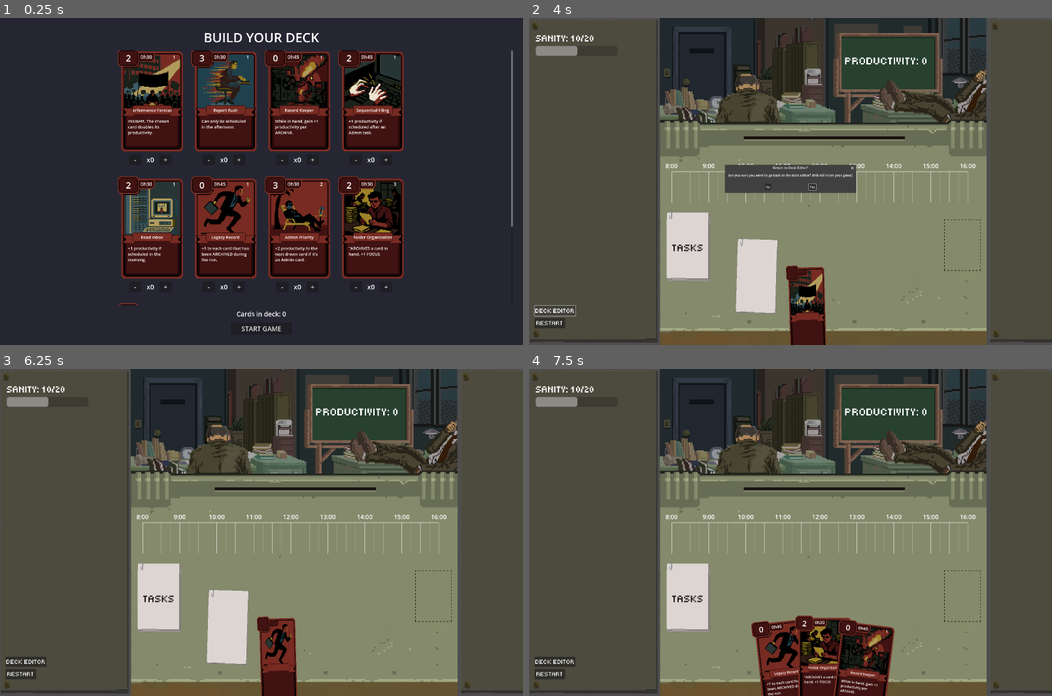
Above: before the commit, frames 1-4 (two rows, left to right).
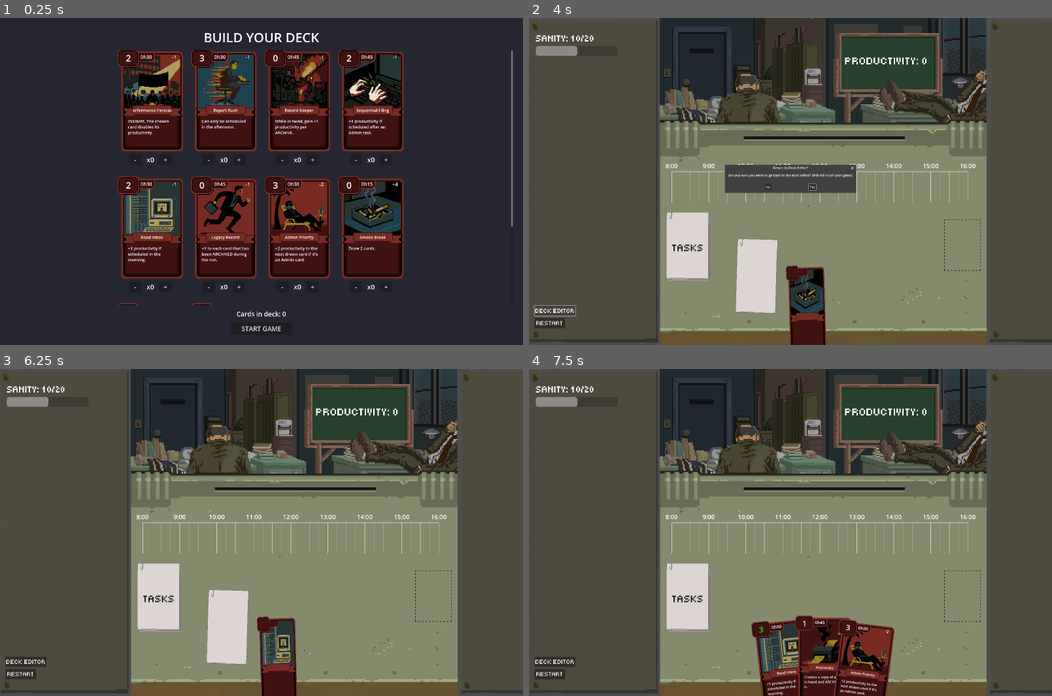
Above: after the commit, the same moments.

Repository: ambotwist/Burnout
Game: Godot game, scene res://Scenes/deck_editor.tscn
The game is run twice, just before and just after one commit, with the same random seed, the same clock (stepped at 60 frames per second) and the same inputs.
Inputs (mouse positions are in pixels of both pictures, inside the frame that each line leads up to):
- Up to frame 1 (0.25 s): no input
- Up to frame 2 (4 s): click "START GAME" at 0.5 s; click "RESTART" at 1.25 s; click "RESTART" at 2 s; click "RESTART" at 2.75 s; click "DECK EDITOR" at 3.5 s
- Up to frame 3 (6.25 s): click "Yes" at 4.25 s; click "START GAME" at 5 s; tap Enter at 5.75 s; move the mouse to (376, 516) at 5.77 s; click (376, 516) at 5.92 s
- Up to frame 4 (7.5 s): drag from (685, 548) to (785, 666) at 6.52 s; move the mouse to (842, 460) at 7.27 s; click (842, 460) at 7.42 s

The runs differ from the first frame. In frame 1, 1.5% of the frame differs, in the area x 32-77%, y 11-88%; in frame 2, 0.6%; in frame 3, 0.7%; in frame 4, 2.8%, in the area x 43-70%, y 77-100%.

Commit message:
inverted the negativity/positivity of sanity tolls and implemented PAUSE_CLOPE.

Diff:
--- /dev/null
+++ b/Commands/draw_cards_to_hand_command.gd
@@ -0,0 +1,65 @@
+class_name DrawCardsToHandCommand
+extends GameCommand
+
+## Command to draw N cards from draw pile directly to hand
+## Cards are created at draw pile position, reparented to hand, then animated into position
+
+var num_cards: int
+
+
+func _init(n: int) -> void:
+	num_cards = n
+
+
+func can_execute(game_manager: GameManager) -> bool:
+	return game_manager != null and game_manager.card_manager != null
+
+
+func execute(game_manager: GameManager) -> void:
+	if not can_execute(game_manager):
+		push_error("DrawCardsToHandCommand: Cannot execute - missing game_manager or card_manager")
+		return
+
+	var card_manager = game_manager.card_manager
+	var draw_pile = card_manager.draw_pile
+	var hand = card_manager.hand
+
+	var cards_drawn = 0
+	for i in range(num_cards):
+		# Check if hand is full
+		if hand.is_full():
+			print("  -> Cannot draw more cards - hand is full")
+			break
+
+		# Check if draw pile is empty
+		if draw_pile.size() == 0:
+			print("  -> Cannot draw more cards - draw pile is empty")
+			break
+
+		# Remove top card from draw pile
+		var card_data = draw_pile.remove_top_card()
+
+		# Assign unique game ID
+		card_data.game_id = game_manager.card_id_counter
+		game_manager.card_id_counter += 1
+
+		# Create visual card node at draw pile scale
+		var card_node = card_manager.create_card(card_data, draw_pile.cards_scale)
+		hand.add_child(card_node)
+
+		# Position at draw pile
+		card_node.global_position = draw_pile.global_position
+
+		# Add to hand
+		hand.add_card(card_node)
+		card_node.apply_card_data()
+
+		# Play flip animation
+		card_node.animation_player.play("flip")
+
+		cards_drawn += 1
+
+	# Update all hand positions to arrange cards in arc
+	if cards_drawn > 0:
+		card_manager.update_cards_hand_positions()
+		print("  -> Drew ", cards_drawn, " card(s) to hand")
--- a/Effects/draw_cards_effect.gd
+++ b/Effects/draw_cards_effect.gd
@@ -1,7 +1,16 @@
 class_name DrawCardsEffect
 extends EffectStrategy
 
-@export var amount: int
+## Effect that draws N cards from draw pile directly to hand
 
-func apply_effect(context: Dictionary) -> void:
-	pass
+@export var amount: int = 1
+
+
+func apply_effect(context: GameContext) -> void:
+	if amount <= 0:
+		return
+
+	var draw_cmd = DrawCardsToHandCommand.new(amount)
+	context.command_queue.append(draw_cmd)
+
+	print("  -> DrawCardsEffect: Queued draw ", amount, " card(s)")
--- a/Managers/game_manager.gd
+++ b/Managers/game_manager.gd
@@ -249,12 +249,13 @@
 
 
 # Apply sanity toll from a played card
+# Positive sanity_toll = restore sanity, Negative sanity_toll = drain sanity
 func apply_sanity_toll(card_data: CardData) -> void:
 	var sanity_toll = card_data.strategy.sanity_toll
 	var old_sanity = current_sanity
-	current_sanity = clamp(current_sanity - sanity_toll, 0, max_sanity)
-
-	print("Sanity: ", old_sanity, " -> ", current_sanity, " (toll: ", sanity_toll, ")")
+	current_sanity = clamp(current_sanity + sanity_toll, 0, max_sanity)
+
+	print("Sanity: ", old_sanity, " -> ", current_sanity, " (change: ", sanity_toll, ")")
 
 	# Check for burnout (game over)
 	if current_sanity <= 0:
--- a/Objects/Cards/card.gd
+++ b/Objects/Cards/card.gd
@@ -34,7 +34,7 @@
 	description_label.text = card_data.strategy.get_description()
 	productivity_label.text = str(card_data.productivity)
 	duration_label.text = format_duration(card_data.duration)
-	sanity_toll_label.text = str(card_data.strategy.sanity_toll)
+	sanity_toll_label.text = format_sanity_toll(card_data.strategy.sanity_toll)
 
 
 func format_duration(duration_slots: int) -> String:
@@ -45,6 +45,15 @@
 
 	# Format as "0h15", "1h45", etc.
 	return "%dh%02d" % [hours, minutes]
+
+
+func format_sanity_toll(sanity_toll: int) -> String:
+	# Show explicit plus/minus sign
+	# Positive = heals sanity, Negative = drains sanity
+	if sanity_toll > 0:
+		return "+%d" % sanity_toll
+	else:
+		return "%d" % sanity_toll  # Negative numbers already have minus sign
 
 
 ## Update card display with simulated values (shows buffs/debuffs with color coding)
--- a/Resources/Cards/bouclement_comptes_card.tres
+++ b/Resources/Cards/bouclement_comptes_card.tres
@@ -21,7 +21,7 @@
 deck = 1
 duration = 2
 productivity = 3
-sanity_toll = 1
+sanity_toll = -1
 play_prerequisites = Array[ExtResource("3_7l5am")]([SubResource("Resource_fho56"), SubResource("Resource_4l6o6")])
 image = ExtResource("2_vc6l7")
 metadata/_custom_type_script = "uid://5ef5ggycgd2n"
--- a/Resources/Cards/centre_archive_card.tres
+++ b/Resources/Cards/centre_archive_card.tres
@@ -1,28 +1,26 @@
-[gd_resource type="Resource" script_class="CardStrategy" load_steps=8 format=3 uid="uid://b867hnt5sp6eq"]
+[gd_resource type="Resource" script_class="CardStrategy" load_steps=9 format=3 uid="uid://b867hnt5sp6eq"]
 
 [ext_resource type="Script" uid="uid://c6hm0eda7f1ut" path="res://Strategies/effect_strategy.gd" id="1_y48yb"]
 [ext_resource type="Script" uid="uid://5ef5ggycgd2n" path="res://Strategies/card_strategy.gd" id="2_0xftc"]
 [ext_resource type="Texture2D" uid="uid://cyr7kit0bb6nj" path="res://Assets/CardIllustrations/illu_surchauffe.png" id="2_355r6"]
 [ext_resource type="Script" uid="uid://bu2dywnhjtkf1" path="res://Strategies/prerequisite_strategy.gd" id="3_ax3ur"]
 [ext_resource type="Script" uid="uid://duyv4yweerhy7" path="res://Prerequisites/schedule_fits_prerequisite.gd" id="4_qq5xw"]
-[ext_resource type="Script" path="res://Effects/on_archive_boost_effect.gd" id="5_archive_boost"]
+[ext_resource type="Script" uid="uid://cbora5fcuxbp0" path="res://Effects/on_archive_boost_effect.gd" id="5_archive_boost"]
+
+[sub_resource type="Resource" id="Resource_archive_boost"]
+script = ExtResource("5_archive_boost")
+trigger = 5
 
 [sub_resource type="Resource" id="Resource_0rf1c"]
 script = ExtResource("4_qq5xw")
 metadata/_custom_type_script = "uid://duyv4yweerhy7"
-
-[sub_resource type="Resource" id="Resource_archive_boost"]
-script = ExtResource("5_archive_boost")
-productivity_per_archive = 1
-trigger = 5
 
 [resource]
 script = ExtResource("2_0xftc")
 card_id = "CENTRE_ARCHIVE"
 deck = 1
 duration = 3
-productivity = 0
-sanity_toll = 1
+sanity_toll = -1
 effects = Array[ExtResource("1_y48yb")]([SubResource("Resource_archive_boost")])
 play_prerequisites = Array[ExtResource("3_ax3ur")]([SubResource("Resource_0rf1c")])
 image = ExtResource("2_355r6")
--- a/Resources/Cards/classement_prioritaire_card.tres
+++ b/Resources/Cards/classement_prioritaire_card.tres
@@ -36,7 +36,7 @@
 deck = 1
 duration = 2
 productivity = 2
-sanity_toll = 3
+sanity_toll = -3
 effects = Array[ExtResource("1_8pu30")]([SubResource("Resource_w1qqm"), SubResource("Resource_4qos8")])
 play_prerequisites = Array[ExtResource("3_kcav5")]([SubResource("Resource_sqjhr")])
 image = ExtResource("2_p61kd")
--- a/Resources/Cards/controle_qualite_card.tres
+++ b/Resources/Cards/controle_qualite_card.tres
@@ -8,10 +8,6 @@
 [ext_resource type="Script" uid="uid://dgo1pop83o1e0" path="res://Strategies/target_strategy.gd" id="5_tgt01"]
 [ext_resource type="Script" uid="uid://bqc86s7xitsdk" path="res://Prerequisites/played_after_card_prerequisite.gd" id="6_paf01"]
 [ext_resource type="Script" uid="uid://qcen0ybxgm2d" path="res://Effects/card_modifier_effect.gd" id="7_cme01"]
-
-[sub_resource type="Resource" id="Resource_nhg3e"]
-script = ExtResource("4_5y3yy")
-metadata/_custom_type_script = "uid://duyv4yweerhy7"
 
 [sub_resource type="Resource" id="Resource_prereq_target"]
 script = ExtResource("5_tgt01")
@@ -38,13 +34,17 @@
 prerequisites = Array[ExtResource("3_twqac")]([SubResource("Resource_played_after")])
 metadata/_custom_type_script = "uid://qcen0ybxgm2d"
 
+[sub_resource type="Resource" id="Resource_nhg3e"]
+script = ExtResource("4_5y3yy")
+metadata/_custom_type_script = "uid://duyv4yweerhy7"
+
 [resource]
 script = ExtResource("2_iaohq")
 card_id = "CONTROLE_QUALITE"
 deck = 1
 duration = 2
 productivity = 3
-sanity_toll = 2
+sanity_toll = -2
 effects = Array[ExtResource("1_m4sa2")]([SubResource("Resource_modifier_effect")])
 play_prerequisites = Array[ExtResource("3_twqac")]([SubResource("Resource_nhg3e")])
 image = ExtResource("2_5j00b")
--- a/Resources/Cards/dossier_persistant_card.tres
+++ b/Resources/Cards/dossier_persistant_card.tres
@@ -1,27 +1,26 @@
-[gd_resource type="Resource" script_class="CardStrategy" load_steps=8 format=3 uid="uid://ds2tv4pdt7c4u"]
+[gd_resource type="Resource" script_class="CardStrategy" load_steps=9 format=3 uid="uid://ds2tv4pdt7c4u"]
 
 [ext_resource type="Script" uid="uid://c6hm0eda7f1ut" path="res://Strategies/effect_strategy.gd" id="1_7cnwu"]
 [ext_resource type="Script" uid="uid://5ef5ggycgd2n" path="res://Strategies/card_strategy.gd" id="2_hrs66"]
 [ext_resource type="Texture2D" uid="uid://ckcuhp7llc0d3" path="res://Assets/CardIllustrations/illu_depart.express.png" id="2_ms4fq"]
 [ext_resource type="Script" uid="uid://bu2dywnhjtkf1" path="res://Strategies/prerequisite_strategy.gd" id="3_l6aym"]
 [ext_resource type="Script" uid="uid://duyv4yweerhy7" path="res://Prerequisites/schedule_fits_prerequisite.gd" id="4_h6rv3"]
-[ext_resource type="Script" path="res://Effects/archive_bonus_effect.gd" id="5_archive_bonus"]
+[ext_resource type="Script" uid="uid://oj828jwsj7ko" path="res://Effects/archive_bonus_effect.gd" id="5_archive_bonus"]
+
+[sub_resource type="Resource" id="Resource_archive_bonus"]
+script = ExtResource("5_archive_bonus")
+trigger = 2
 
 [sub_resource type="Resource" id="Resource_23n12"]
 script = ExtResource("4_h6rv3")
 metadata/_custom_type_script = "uid://duyv4yweerhy7"
-
-[sub_resource type="Resource" id="Resource_archive_bonus"]
-script = ExtResource("5_archive_bonus")
-productivity_bonus = 1
-trigger = 2
 
 [resource]
 script = ExtResource("2_hrs66")
 card_id = "DOSSIER_PERSISTANT"
 deck = 1
 duration = 3
-sanity_toll = 1
+sanity_toll = -1
 effects = Array[ExtResource("1_7cnwu")]([SubResource("Resource_archive_bonus")])
 play_prerequisites = Array[ExtResource("3_l6aym")]([SubResource("Resource_23n12")])
 image = ExtResource("2_ms4fq")
--- a/Resources/Cards/duplicata_card.tres
+++ b/Resources/Cards/duplicata_card.tres
@@ -33,7 +33,7 @@
 deck = 1
 duration = 3
 productivity = 1
-sanity_toll = 2
+sanity_toll = -2
 effects = Array[ExtResource("1_jqnjo")]([SubResource("Resource_iadmb")])
 play_prerequisites = Array[ExtResource("2_vwphh")]([SubResource("Resource_kg6oy")])
 image = ExtResource("2_4ar06")
--- a/Resources/Cards/formulaire_standard_card.tres
+++ b/Resources/Cards/formulaire_standard_card.tres
@@ -44,7 +44,7 @@
 deck = 1
 duration = 3
 productivity = 2
-sanity_toll = 1
+sanity_toll = -1
 effects = Array[ExtResource("1_xtla8")]([SubResource("Resource_lph27")])
 play_prerequisites = Array[ExtResource("2_aq0da")]([SubResource("Resource_bex5m")])
 image = ExtResource("2_icncd")
--- a/Resources/Cards/lecture_email_card.tres
+++ b/Resources/Cards/lecture_email_card.tres
@@ -37,7 +37,7 @@
 deck = 1
 duration = 2
 productivity = 2
-sanity_toll = 1
+sanity_toll = -1
 effects = Array[ExtResource("1_xh2pg")]([SubResource("Resource_odfbf")])
 play_prerequisites = Array[ExtResource("2_jbwth")]([SubResource("Resource_atg4a")])
 image = ExtResource("2_3lw4c")
--- /dev/null
+++ b/Resources/Cards/pause_clope_card.tres
@@ -0,0 +1,27 @@
+[gd_resource type="Resource" script_class="CardStrategy" load_steps=9 format=3 uid="uid://bbtfbxp6s3l62"]
+
+[ext_resource type="Script" uid="uid://c6hm0eda7f1ut" path="res://Strategies/effect_strategy.gd" id="1_effect"]
+[ext_resource type="Script" uid="uid://5ef5ggycgd2n" path="res://Strategies/card_strategy.gd" id="2_card"]
+[ext_resource type="Texture2D" uid="uid://di88rj4aful6v" path="res://Assets/CardIllustrations/illu_pause.clope.png" id="3_image"]
+[ext_resource type="Script" uid="uid://bu2dywnhjtkf1" path="res://Strategies/prerequisite_strategy.gd" id="4_prereq"]
+[ext_resource type="Script" uid="uid://duyv4yweerhy7" path="res://Prerequisites/schedule_fits_prerequisite.gd" id="5_schedule_fits"]
+[ext_resource type="Script" uid="uid://jmbf6ycwg1i2" path="res://Effects/draw_cards_effect.gd" id="6_draw_effect"]
+
+[sub_resource type="Resource" id="Resource_draw_effect"]
+script = ExtResource("6_draw_effect")
+amount = 2
+trigger = 2
+
+[sub_resource type="Resource" id="Resource_schedule_prereq"]
+script = ExtResource("5_schedule_fits")
+metadata/_custom_type_script = "uid://duyv4yweerhy7"
+
+[resource]
+script = ExtResource("2_card")
+card_id = "PAUSE_CLOPE"
+duration = 1
+sanity_toll = 4
+effects = Array[ExtResource("1_effect")]([SubResource("Resource_draw_effect")])
+play_prerequisites = Array[ExtResource("4_prereq")]([SubResource("Resource_schedule_prereq")])
+image = ExtResource("3_image")
+metadata/_custom_type_script = "uid://5ef5ggycgd2n"
--- a/Resources/Cards/prevision_budgetaire_card.tres
+++ b/Resources/Cards/prevision_budgetaire_card.tres
@@ -1,25 +1,20 @@
-[gd_resource type="Resource" script_class="CardStrategy" load_steps=8 format=3 uid="uid://cgvih8ojpbuvv"]
+[gd_resource type="Resource" script_class="CardStrategy" load_steps=9 format=3 uid="uid://cgvih8ojpbuvv"]
 
 [ext_resource type="Script" uid="uid://c6hm0eda7f1ut" path="res://Strategies/effect_strategy.gd" id="1_4k3th"]
 [ext_resource type="Script" uid="uid://5ef5ggycgd2n" path="res://Strategies/card_strategy.gd" id="2_pakbj"]
 [ext_resource type="Texture2D" uid="uid://bjb8rg0kre3jh" path="res://Assets/CardIllustrations/illu_manif.png" id="2_ruie3"]
 [ext_resource type="Script" uid="uid://bu2dywnhjtkf1" path="res://Strategies/prerequisite_strategy.gd" id="3_88ec0"]
 [ext_resource type="Script" uid="uid://duyv4yweerhy7" path="res://Prerequisites/schedule_fits_prerequisite.gd" id="4_8dbsg"]
-[ext_resource type="Script" path="res://Effects/planning_effect.gd" id="5_planning"]
+[ext_resource type="Script" uid="uid://cvfaso3nw2iko" path="res://Effects/planning_effect.gd" id="5_planning"]
+
+[sub_resource type="Resource" id="Resource_planning"]
+script = ExtResource("5_planning")
+selected_card_productivity_modifier = 1
+trigger = 2
 
 [sub_resource type="Resource" id="Resource_k4gpa"]
 script = ExtResource("4_8dbsg")
 metadata/_custom_type_script = "uid://duyv4yweerhy7"
-
-[sub_resource type="Resource" id="Resource_planning"]
-script = ExtResource("5_planning")
-cards_to_draw = 3
-cards_to_select = 1
-shuffle_remainder = true
-destination = 1
-selected_card_productivity_modifier = 1
-selected_card_duration_modifier = 0
-trigger = 2
 
 [resource]
 script = ExtResource("2_pakbj")
@@ -27,7 +22,7 @@
 deck = 1
 duration = 2
 productivity = 2
-sanity_toll = 1
+sanity_toll = -1
 effects = Array[ExtResource("1_4k3th")]([SubResource("Resource_planning")])
 play_prerequisites = Array[ExtResource("3_88ec0")]([SubResource("Resource_k4gpa")])
 image = ExtResource("2_ruie3")
--- a/Translations/cards.csv
+++ b/Translations/cards.csv
@@ -16,4 +16,6 @@
 CARD_CENTRE_ARCHIVE_TITLE,Record Keeper,Centre d’archive
 CARD_CENTRE_ARCHIVE_DESC,"While in hand, gain +1 productivity per ARCHIVE.",En main: Gagne +1 de productivité à chaque archive
 CARD_CONTROLE_QUALITE_TITLE,Admin Priority,
-CARD_CONTROLE_QUALITE_DESC,+2 productivity to the next drawn card if it’s an Admin card. ,"Si la prochaine tâche est de type Admin, la tâche gagne +2 de productivityé. "
+CARD_CONTROLE_QUALITE_DESC,+2 productivity to the next drawn card if it's an Admin card. ,"Si la prochaine tâche est de type Admin, la tâche gagne +2 de productivityé. "
+CARD_PAUSE_CLOPE_TITLE,Smoke Break,Pause clope
+CARD_PAUSE_CLOPE_DESC,Draw 2 cards.,Pioche 2 cartes supplémentaires.
--- a/Utils/game_enums.gd
+++ b/Utils/game_enums.gd
@@ -22,7 +22,8 @@
 	CENTRE_ARCHIVE = 5,
 	CONTROLE_QUALITE = 6,
 	DOSSIER_PERSISTANT = 7,
-	CLASSEMENT_PRIORITAIRE = 8
+	CLASSEMENT_PRIORITAIRE = 8,
+	PAUSE_CLOPE = 9
 }
 
 # Card pile locations
Not shown, added: Commands/draw_cards_to_hand_command.gd.uid
Not shown: 1 places in Resources/Cards/classement_prioritaire_card.tres that only renumber resources
Not shown: 1 places in Resources/Cards/controle_qualite_card.tres that only renumber resources
Binary file changed: Translations/cards.en.translation
Binary file changed: Translations/cards.fr.translation
Not shown, changed: CLAUDE.md
